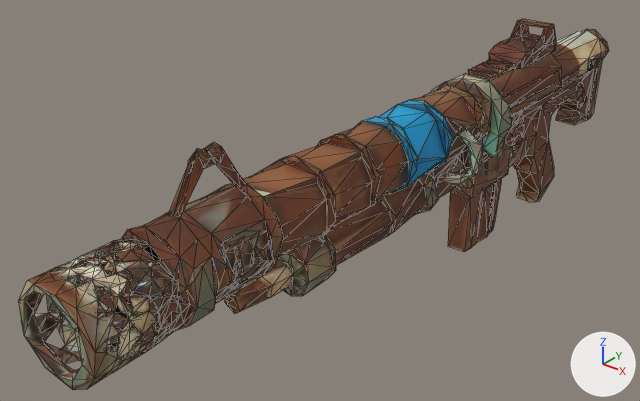
Renders of the glTF model public/models/fusil-meshy.glb from each side of a commit.
Both versions are drawn from a 50 mm lens placed at (0.514, -0.981, 0.438), pointed at (-0.077, -0.241, -0.021). The axes (+X, +Y, +Z) are drawn at lower right. The lights are the same throughout. The picture after the commit comes second. Mesh edges are drawn as thin lines. Where no turn or scale is listed for an object, it has been applied to the vertices. Vertices at exactly the same position are counted once.
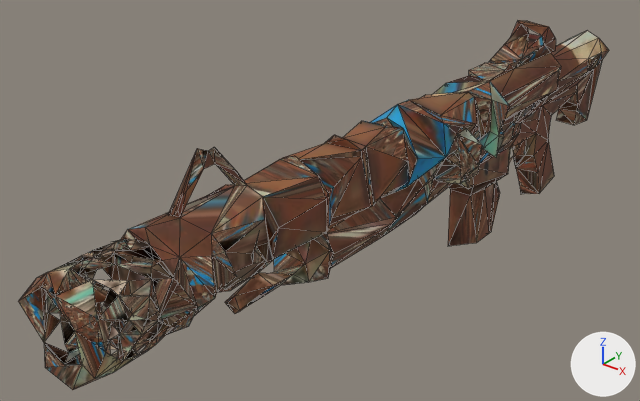
Changed parts and their boxes (x1, y1, x2, y2) in the pictures (640 x 401 px):
'Mesh_0', reshaped
    before: (18, 19, 609, 390)
    after: (18, 20, 609, 390)
part 1 of me_mesh_0, deleted (brown)
    before: (18, 19, 609, 390)
part 2 of me_mesh_0, surface changed
    before: (84, 260, 154, 278)
    after: (81, 249, 154, 260)

What changed in the scene script:
```text
Change me_mesh_0:
    used by ob_mesh_0; location = (0.0, -0.1667, 0.0)
    remove me_mesh_0.from_pydata(...)  # 1271 vertices, 2820 faces; spans x -0.068..0.068, y -0.5..0.5, z -0.149..0.149
    add me_mesh_0.from_pydata(...)  # 563 vertices, 1208 faces; spans x -0.068..0.068, y -0.5..0.5, z -0.149..0.149
    me_mesh_0 part 1: 708 vertices removed from x -0.068..0.068, y -0.5..0.499, z -0.149..0.149
    me_mesh_0 part 2: 4 kept faces spanning x -0.035..0.032, y -0.447..-0.414, z 0.073..0.093 get new texture (UV) coordinates
```
